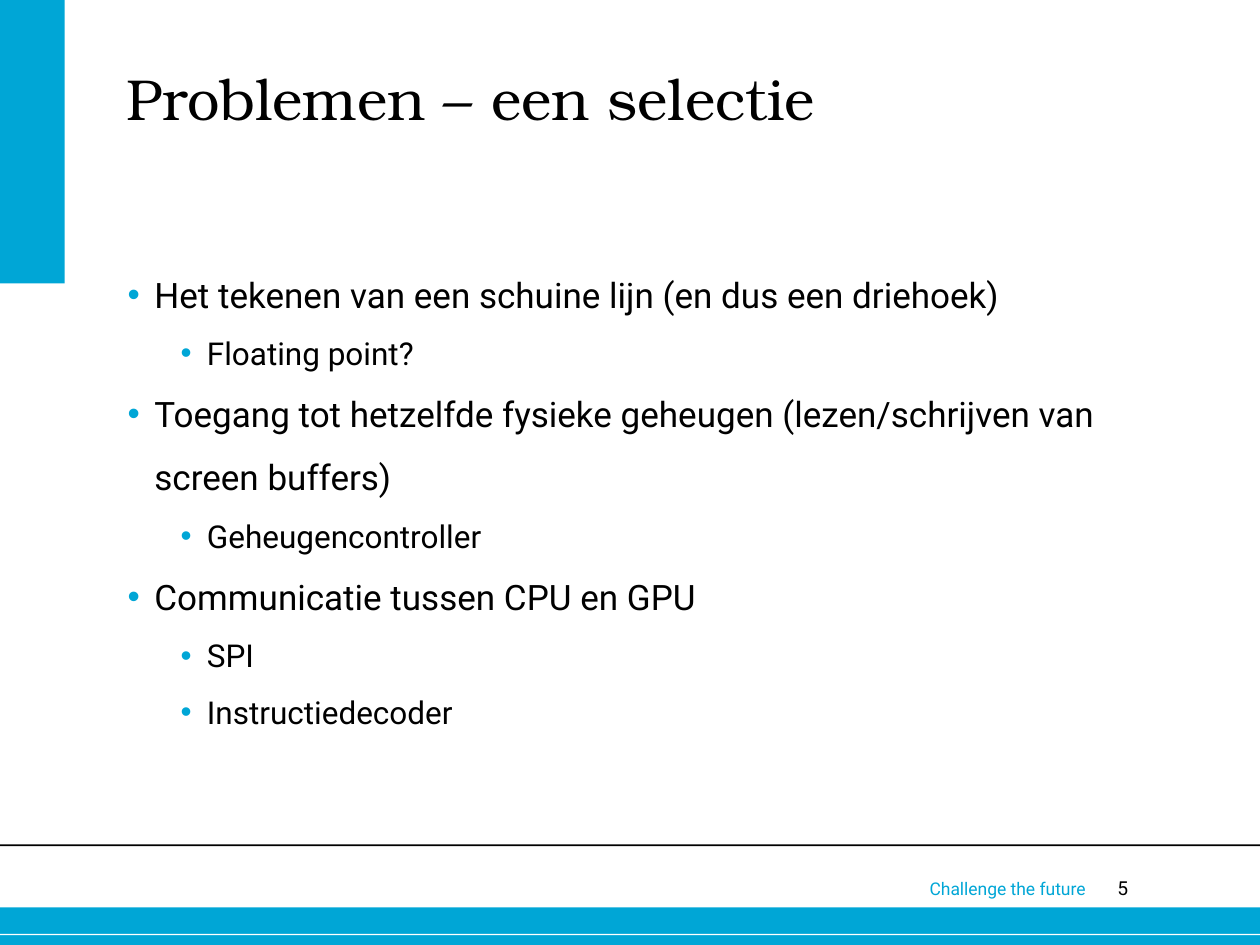
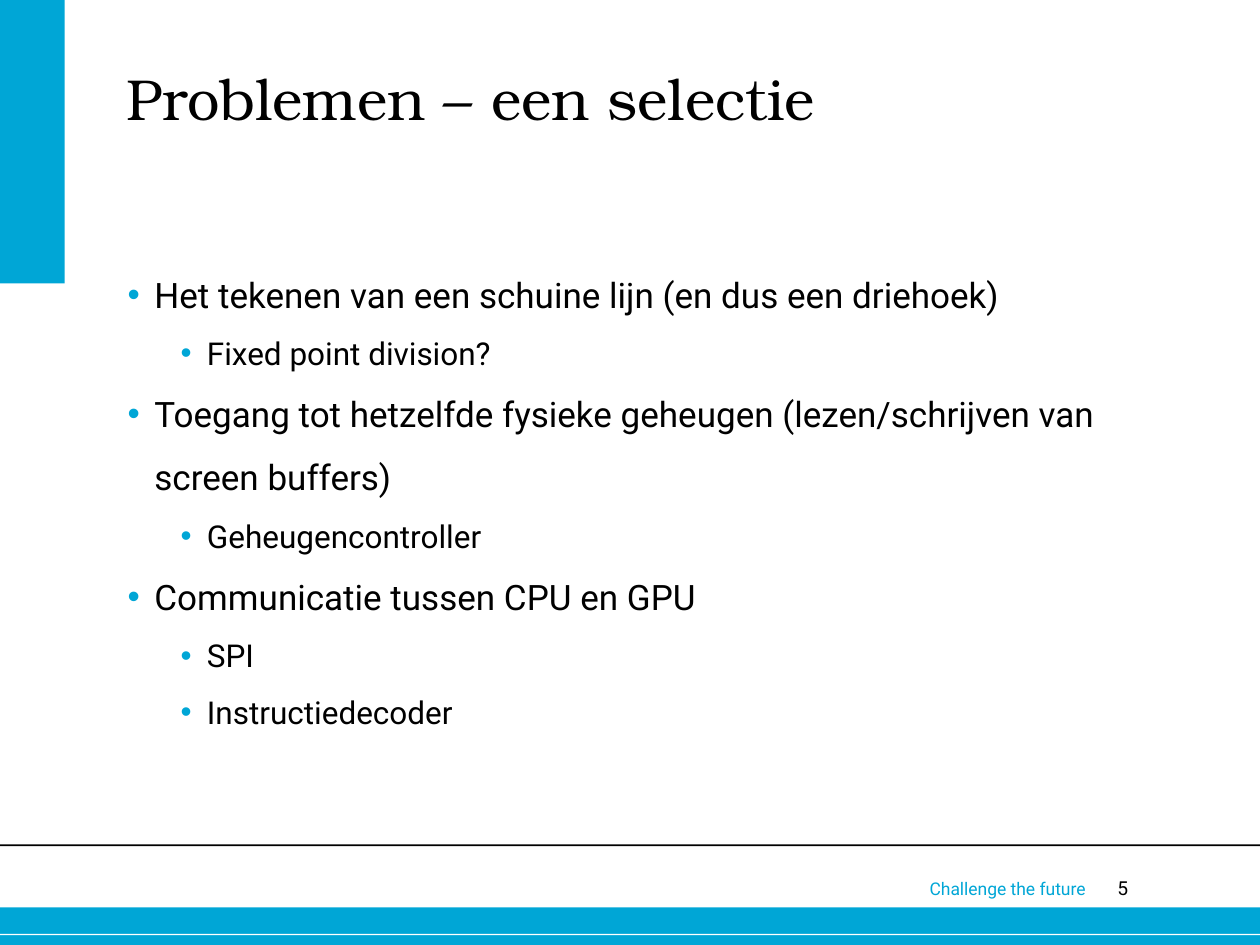
Before and after one commit to EraYaN/DaC, a slide deck: slide 5 of docs/tussenpresentatie/tussenpresentatie.pptx. Drawn at 1260x945 pixels with LibreOffice and Linux fonts; fonts in the diff are those of the drawing; background and template pictures are left out. Boxes give left, top, right and bottom in pixels: in the first picture for what was removed or moved away, otherwise in the second. Text is boxed around its words. In the diff, an @@ line names an element or a change of style, - is before the commit and + after.

```diff
--- a/docs/tussenpresentatie/tussenpresentatie.pptx
+++ b/docs/tussenpresentatie/tussenpresentatie.pptx
@@ text at <box>207,341,490,372</box>: text changed @@
-  • Floating point?
+  • Fixed point division?
```
Also in this commit, not shown: 1 other slide changed, 1 other file.
